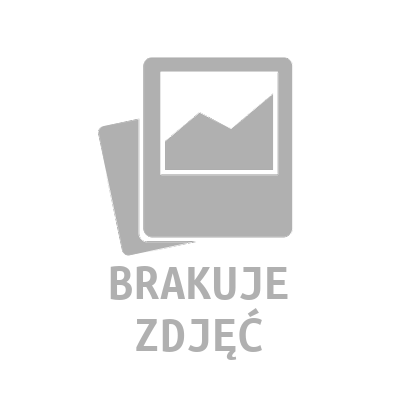
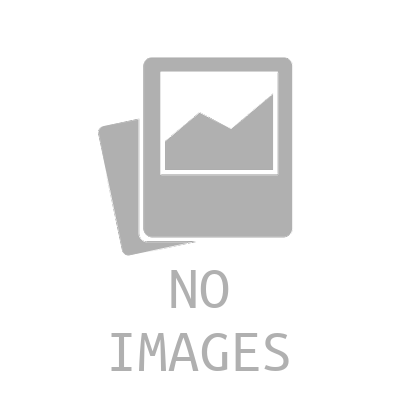
Comparing the layer stacks of the two 400px x 400px images. Changes:
renamed "BRAKUJE ..." to "NO ...", painted on it over (110, 266, 289, 371)
